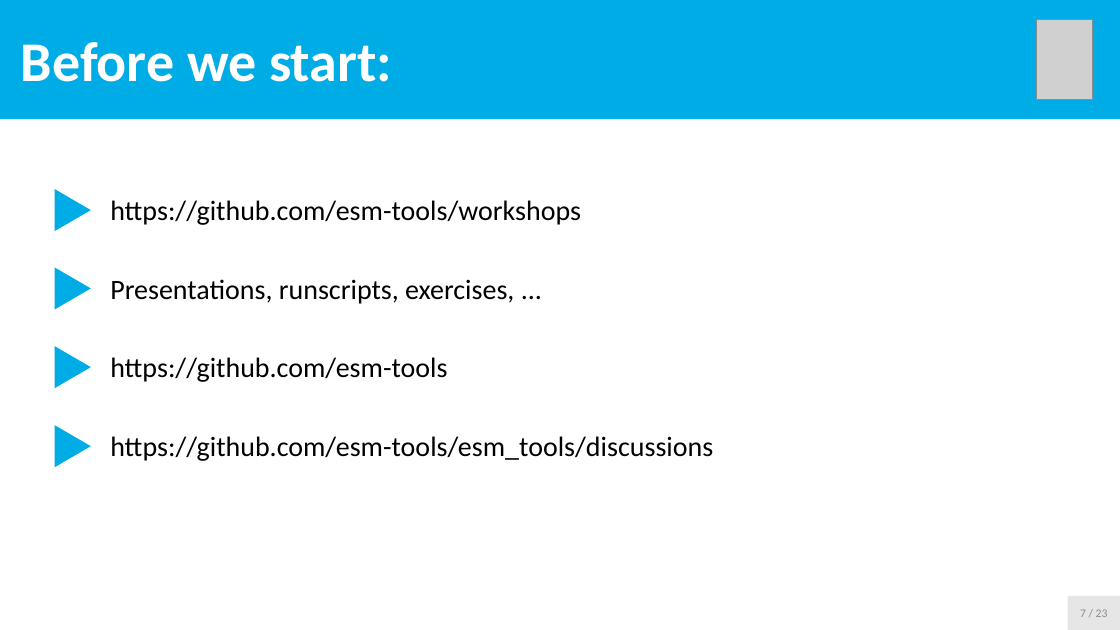
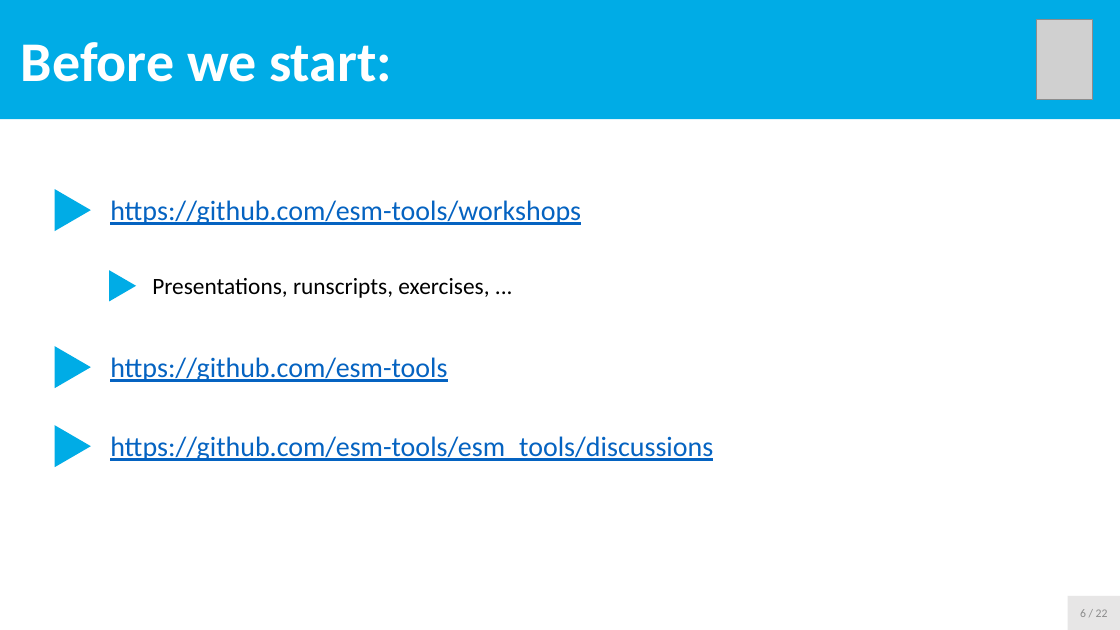
Before and after one commit to esm-tools/workshops, a slide deck: slide 6 of PalMod2022/docs/1_Introduction.pptx (slide 7 before the commit). Drawn at 1120x630 pixels with LibreOffice and Linux fonts; fonts in the diff are those of the drawing; grey boxes stand for pictures. Boxes give left, top, right and bottom in pixels: in the first picture for what was removed or moved away, otherwise in the second. Text is boxed around its words. In the diff, an @@ line names an element or a change of style, - is before the commit and + after.

```diff
--- a/PalMod2022/docs/1_Introduction.pptx
+++ b/PalMod2022/docs/1_Introduction.pptx
@@ text colour #000000 to #0563C1, underline on in 3 elements at box(110, 357, 447, 382), box(110, 436, 713, 461), box(110, 200, 581, 225) @@
@@ text "Presentations, runscripts, exercises, ..." at box(152, 278, 489, 298): size 24 to 20 pt; list level 1 to 2 in "Presentations, runscripts, exercises, ..." @@
@@ triangle: place and size @@
-triangle at box(55, 268, 91, 310)
+triangle at box(109, 270, 136, 301)
@@ text in rectangle at box(1080, 609, 1108, 617): text changed @@
-7 / 23
+6 / 22
```
Also in this commit, not shown: 17 other slides changed, 1 slide removed.
